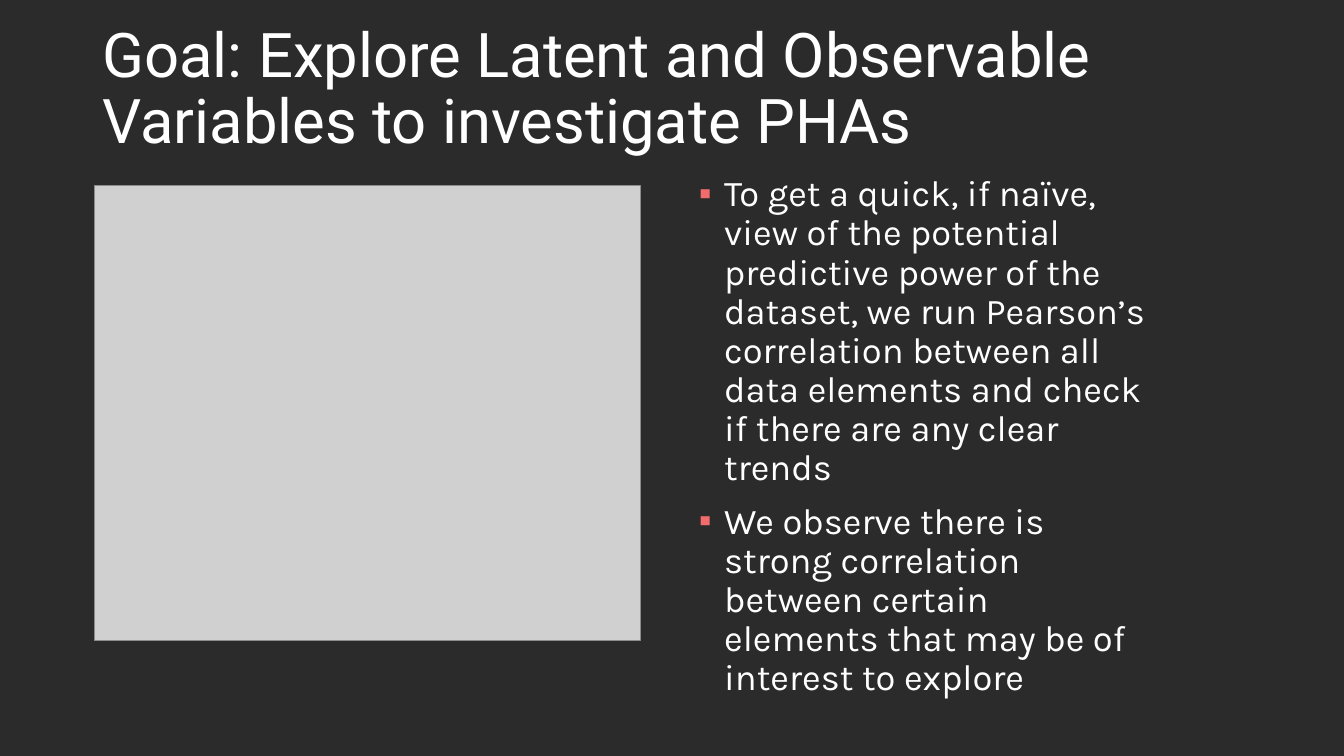
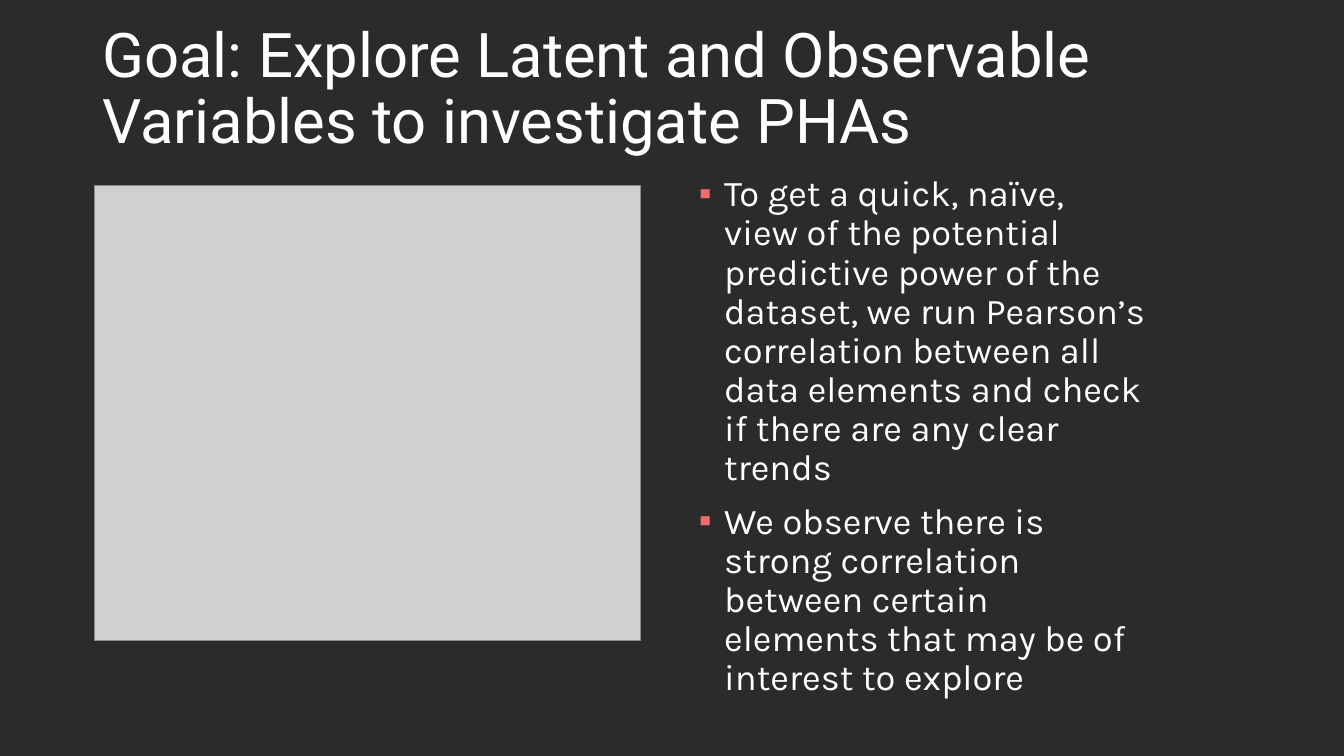
Before and after one commit to erin-valdes/EN625.742_group_project, a slide deck: slide 7 of src/presentation_v2.pptx. Drawn at 1344x756 pixels with LibreOffice and Linux fonts; fonts in the diff are those of the drawing; grey boxes stand for pictures; background and template pictures are left out; a plain dark background stands for a picture behind light text. Boxes give left, top, right and bottom in pixels: in the first picture for what was removed or moved away, otherwise in the second. Text is boxed around its words. In the diff, an @@ line names an element or a change of style, - is before the commit and + after.

```diff
--- a/src/presentation_v2.pptx
+++ b/src/presentation_v2.pptx
@@ text at (724,181,1145,481): text changed @@
-▪ To get a quick, if naïve, view of the potential predictive power of the dataset, we run Pearson’s correlation between all data elements and check if there are any clear trends
+▪ To get a quick, naïve, view of the potential predictive power of the dataset, we run Pearson’s correlation between all data elements and check if there are any clear trends
```
Also in this commit, not shown: 2 other slides changed, 2 slides added, 1 slide removed.
